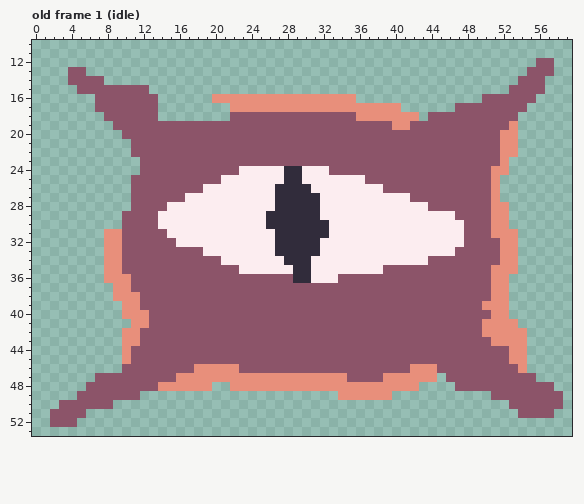
Pixel-art file -- res/img/godeye.aseprite. This is how it looked before the edit.
64x64 pixels, 2 frames. Shown: old frame 1 (idle): x 0..59, y 10..53. The commit also changed other frames, which this record leaves out.
Now the later version:
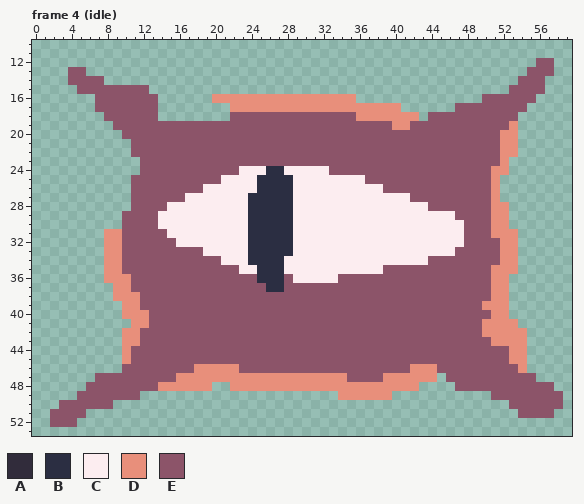
Palette (. is transparent): A #312c3b  B #2b2e42  C #fcedf0  D #e88f7b  E #8c5469
A new or re-ordered frame is compared with the old frame closest to it.
Diff:
frames 2 -> 5
--- frame 4 (idle) is new; against old frame 1 (idle)
@@ x 22..34 @@
 23 EEEEEEEEEEEEE
-24 ECCCCCAACCCEE
-25 CCCCCCAACCCCC
-26 CCCCCAAAACCCC
-27 CCCCCAAAAACCC
-28 CCCCCAAAAACCC
-29 CCCCAAAAAACCC
-30 CCCCAAAAAAACC
-31 CCCCCAAAAAACC
-32 CCCCCAAAAACCC
-33 CCCCCAAAAACCC
-34 CCCCCCAAACCCC
-35 ECCCCCCAACCCC
-36 EEEEEEEAACCCE
-37 EEEEEEEEEEEEE
+24 ECCCBBCCCCCEE
+25 CCCBBBBCCCCCC
+26 CCCBBBBCCCCCC
+27 CCBBBBBCCCCCC
+28 CCBBBBBCCCCCC
+29 CCBBBBBCCCCCC
+30 CCBBBBBCCCCCC
+31 CCBBBBBCCCCCC
+32 CCBBBBBCCCCCC
+33 CCBBBBBCCCCCC
+34 CCBBBBCCCCCCC
+35 ECCBBBCCCCCCC
+36 EEEBBBECCCCCE
+37 EEEEBBEEEEEEE
 38 EEEEEEEEEEEEE
Boxes around the changes in both pictures, in picture pixels (x1, y1, x2, y2):
changed: (248, 166, 329, 292)
